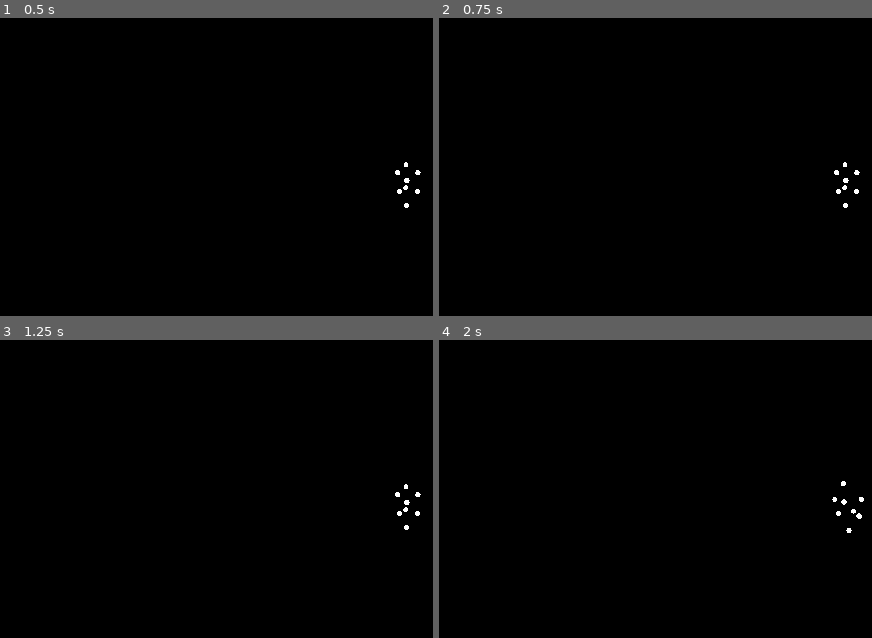
Above: before the commit, frames 1-4 (two rows, left to right).
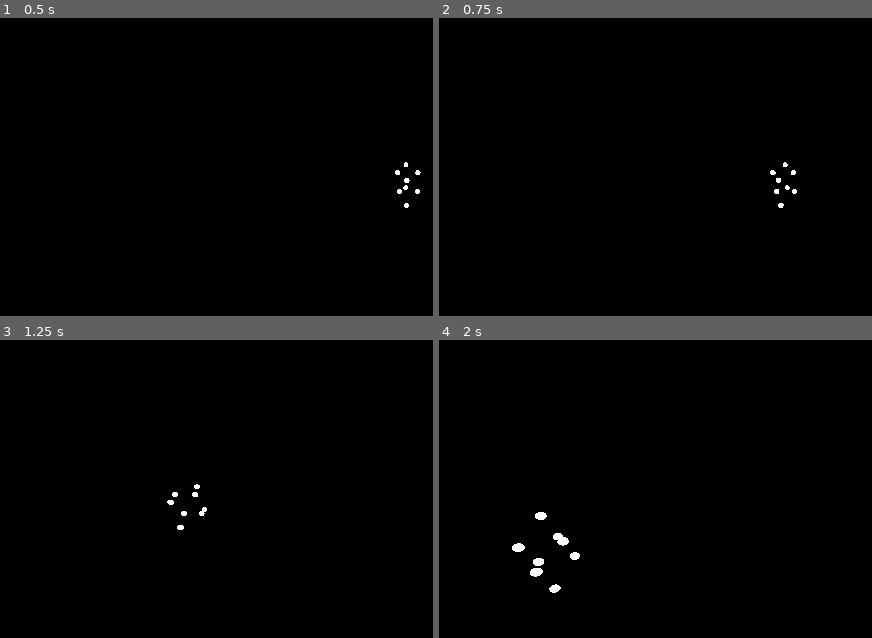
Above: after the commit, the same moments.

Repository: ian-h-chamberlain/stars-exhumed
Game: Godot game, scene res://levels/starfield.tscn
Two runs of this game, one before a commit and one after it. Both use one fixed random seed, a clock stepped at 60 frames per second and the inputs below.
Inputs (mouse positions are in pixels of both pictures, inside the frame that each line leads up to):
- Up to frame 1 (0.5 s): no input
- Up to frame 2 (0.75 s): tap Enter at 0.5 s; move the mouse to (outside the picture) at 0.52 s; hold D (move_right, bound only after the commit) from 0.53 s (still down); tap F (move_fly_mode, bound only after the commit) at 0.6 s; click (outside the picture) at 0.67 s
- Up to frame 3 (1.25 s): keep holding D (move_right, bound only after the commit); tap Space at 0.77 s; tap Shift (move_sprint, bound only after the commit) at 0.8 s
- Up to frame 4 (2 s): release D (move_right, bound only after the commit) at 1.25 s; drag from (677, 536) to (798, 602) at 1.27 s

Frame 1 is identical in both runs. In frame 2, 0.3% of the frame differs, in the area x 76-98%, y 48-64%; in frame 3, 0.3%; in frame 4, 0.6%, in the area x 16-99%, y 47-85%.

Commit message:
Make the orbit point use the fly mode controller

Diff:
--- a/levels/starfield.tscn
+++ b/levels/starfield.tscn
@@ -9,6 +9,8 @@
 emission = Color(1, 1, 1, 1)
 
 [node name="starfield" type="Node3D"]
+
+[node name="OrbitPoint" parent="." instance=ExtResource("1_p4g0v")]
 
 [node name="MeshInstance3D" type="MeshInstance3D" parent="."]
 transform = Transform3D(0.1, 0, 0, 0, 0.1, 0, 0, 0, 0.1, 0, 0, 0)
@@ -49,5 +51,3 @@
 transform = Transform3D(0.1, 0, 0, 0, 0.1, 0, 0, 0, 0.1, 0.130095, -0.114713, 0.347666)
 mesh = SubResource("SphereMesh_fbc26")
 surface_material_override/0 = SubResource("StandardMaterial3D_3wem7")
-
-[node name="OrbitPoint" parent="." instance=ExtResource("1_p4g0v")]
--- a/project.godot
+++ b/project.godot
@@ -17,7 +17,7 @@
 
 [editor_plugins]
 
-enabled=PackedStringArray("res://addons/goutte.camera.trackball/plugin.cfg")
+enabled=PackedStringArray("res://addons/goutte.camera.trackball/plugin.cfg", "res://addons/character-controller/plugin.cfg")
 
 [input]
 
@@ -35,6 +35,46 @@
 , Object(InputEventKey,"resource_local_to_scene":false,"resource_name":"","device":0,"window_id":0,"alt_pressed":false,"shift_pressed":false,"ctrl_pressed":false,"meta_pressed":false,"pressed":false,"keycode":0,"physical_keycode":4194435,"key_label":0,"unicode":0,"echo":false,"script":null)
 ]
 }
+move_forward={
+"deadzone": 0.5,
+"events": [Object(InputEventKey,"resource_local_to_scene":false,"resource_name":"","device":0,"window_id":0,"alt_pressed":false,"shift_pressed":false,"ctrl_pressed":false,"meta_pressed":false,"pressed":false,"keycode":0,"physical_keycode":87,"key_label":0,"unicode":0,"echo":false,"script":null)
+]
+}
+move_backward={
+"deadzone": 0.5,
+"events": [Object(InputEventKey,"resource_local_to_scene":false,"resource_name":"","device":0,"window_id":0,"alt_pressed":false,"shift_pressed":false,"ctrl_pressed":false,"meta_pressed":false,"pressed":false,"keycode":0,"physical_keycode":83,"key_label":0,"unicode":0,"echo":false,"script":null)
+]
+}
+move_right={
+"deadzone": 0.5,
+"events": [Object(InputEventKey,"resource_local_to_scene":false,"resource_name":"","device":0,"window_id":0,"alt_pressed":false,"shift_pressed":false,"ctrl_pressed":false,"meta_pressed":false,"pressed":false,"keycode":0,"physical_keycode":68,"key_label":0,"unicode":0,"echo":false,"script":null)
+]
+}
+move_left={
+"deadzone": 0.5,
+"events": [Object(InputEventKey,"resource_local_to_scene":false,"resource_name":"","device":0,"window_id":0,"alt_pressed":false,"shift_pressed":false,"ctrl_pressed":false,"meta_pressed":false,"pressed":false,"keycode":0,"physical_keycode":65,"key_label":0,"unicode":0,"echo":false,"script":null)
+]
+}
+move_sprint={
+"deadzone": 0.5,
+"events": [Object(InputEventKey,"resource_local_to_scene":false,"resource_name":"","device":0,"window_id":0,"alt_pressed":false,"shift_pressed":false,"ctrl_pressed":false,"meta_pressed":false,"pressed":false,"keycode":0,"physical_keycode":4194325,"key_label":0,"unicode":0,"echo":false,"script":null)
+]
+}
+move_up={
+"deadzone": 0.5,
+"events": [Object(InputEventKey,"resource_local_to_scene":false,"resource_name":"","device":-1,"window_id":0,"alt_pressed":false,"shift_pressed":false,"ctrl_pressed":false,"meta_pressed":false,"pressed":false,"keycode":0,"physical_keycode":69,"key_label":0,"unicode":101,"echo":false,"script":null)
+]
+}
+move_down={
+"deadzone": 0.5,
+"events": [Object(InputEventKey,"resource_local_to_scene":false,"resource_name":"","device":-1,"window_id":0,"alt_pressed":false,"shift_pressed":false,"ctrl_pressed":false,"meta_pressed":false,"pressed":false,"keycode":0,"physical_keycode":81,"key_label":0,"unicode":113,"echo":false,"script":null)
+]
+}
+move_fly_mode={
+"deadzone": 0.5,
+"events": [Object(InputEventKey,"resource_local_to_scene":false,"resource_name":"","device":0,"window_id":0,"alt_pressed":false,"shift_pressed":false,"ctrl_pressed":false,"meta_pressed":false,"pressed":false,"keycode":0,"physical_keycode":70,"key_label":0,"unicode":0,"echo":false,"script":null)
+]
+}
 
 [rendering]
 
--- a/scenes/orbit_point.gd
+++ b/scenes/orbit_point.gd
@@ -1,11 +1,37 @@
-"""
-Simple helper to force the camera to look at the point being orbited on load.
-"""
+extends CharacterController3D
+class_name OrbitPoint
 
-extends Node
+## A point in space that a camera orbits around. The point can be moved with
+## WASDQE for 6DOF and the mouse can be used to orbit the point.
+
+## The camera that will be looking at this orbit point.
+@onready var camera: Camera3D = get_node(NodePath("TrackballCamera"))
+
+@export var input_back_action_name := "move_backward"
+@export var input_forward_action_name := "move_forward"
+@export var input_left_action_name := "move_left"
+@export var input_right_action_name := "move_right"
+@export var input_sprint_action_name := "move_sprint"
+@export var input_up_action_name := "move_up"
+@export var input_down_action_name := "move_down"
 
 
 func _ready():
-	var camera = get_parent()
-	var orbit_point = camera.get_parent()
-	camera.look_at(orbit_point.global_position)
+	camera.look_at(self.global_position)
+	setup()
+
+
+func _physics_process(delta):
+	var input_axis = Input.get_vector(
+		input_back_action_name,
+		input_forward_action_name,
+		input_left_action_name,
+		input_right_action_name
+	)
+	var input_jump = Input.is_action_just_pressed(input_up_action_name)
+	var input_crouch = Input.is_action_pressed(input_down_action_name)
+	var input_sprint = Input.is_action_pressed(input_sprint_action_name)
+	var input_swim_down = Input.is_action_pressed(input_down_action_name)
+	var input_swim_up = Input.is_action_pressed(input_up_action_name)
+
+	move(delta, input_axis, input_jump, input_crouch, input_sprint, input_swim_down, input_swim_up)
--- a/scenes/orbit_point.tscn
+++ b/scenes/orbit_point.tscn
@@ -1,22 +1,36 @@
-[gd_scene load_steps=4 format=3 uid="uid://yhkyyy3yi024"]
+[gd_scene load_steps=5 format=3 uid="uid://yhkyyy3yi024"]
 
 [ext_resource type="Script" path="res://addons/goutte.camera.trackball/trackball_camera.gd" id="1_d5g1h"]
 [ext_resource type="Script" path="res://scenes/orbit_point.gd" id="2_jmloy"]
+[ext_resource type="PackedScene" uid="uid://ciu2qgckgu5sr" path="res://addons/character-controller/core/controller.tscn" id="3_6ida4"]
 
-[sub_resource type="Environment" id="Environment_i5ukr"]
+[sub_resource type="Environment" id="Environment_jiov4"]
 background_mode = 1
 
-[node name="OrbitPoint" type="Node3D"]
+[node name="OrbitPoint" instance=ExtResource("3_6ida4")]
+input_ray_pickable = false
+motion_mode = 1
+script = ExtResource("2_jmloy")
+input_back_action_name = "move_backward"
+input_forward_action_name = "move_forward"
+input_left_action_name = "move_left"
+input_right_action_name = "move_right"
+input_sprint_action_name = "move_sprint"
+input_up_action_name = "move_up"
+input_down_action_name = "move_down"
+gravity_multiplier = 0.0
+speed = 3
+abilities_path = Array[NodePath]([NodePath("Fly Ability 3D")])
 
-[node name="TrackballCamera" type="Camera3D" parent="."]
-transform = Transform3D(0.986239, 0.0652841, -0.151887, -0.143174, 0.796642, -0.58725, 0.0826615, 0.600916, 0.795027, 0, 2.56399, 5.08716)
-environment = SubResource("Environment_i5ukr")
+[node name="Fly Ability 3D" parent="." index="6"]
+_active = true
+
+[node name="TrackballCamera" type="Camera3D" parent="." index="8"]
+transform = Transform3D(0.986239, 0.0652841, -0.151887, -0.0312137, 0.975736, 0.216713, 0.16235, -0.20899, 0.964347, 0, 2.56399, 5.08716)
+environment = SubResource("Environment_jiov4")
 script = ExtResource("1_d5g1h")
 mouse_strength = 0.6
 zoom_strength = 0.75
 zoom_minimum = 0.75
 zoom_maximum = 15.0
 friction = 0.1003
-
-[node name="LookAtParent" type="Node" parent="TrackballCamera"]
-script = ExtResource("2_jmloy")
